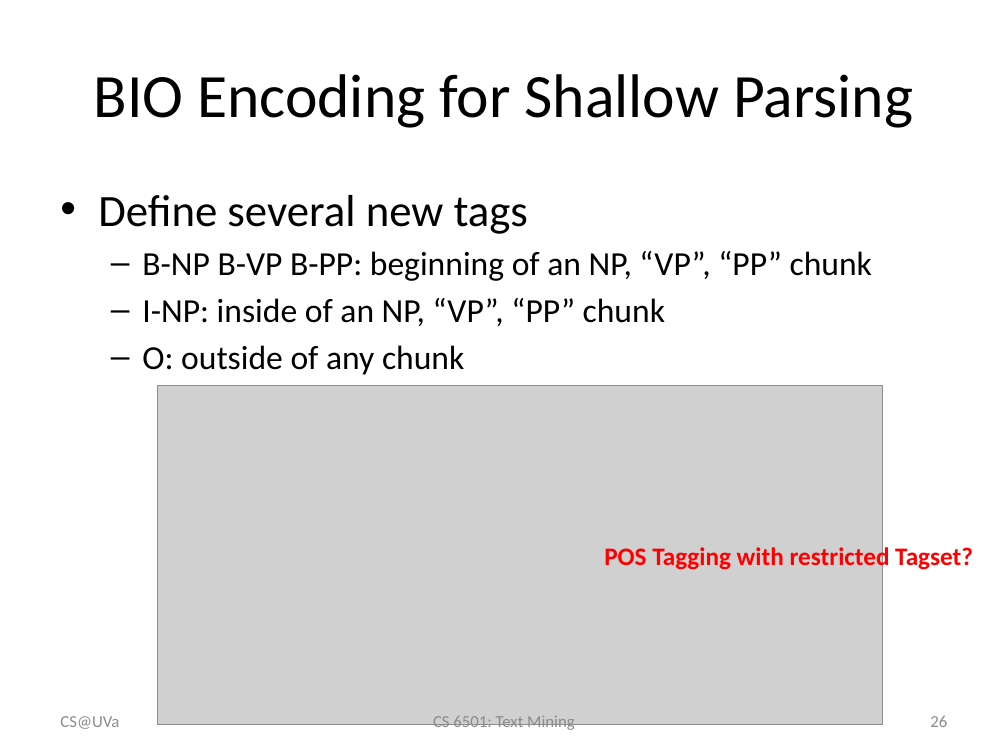
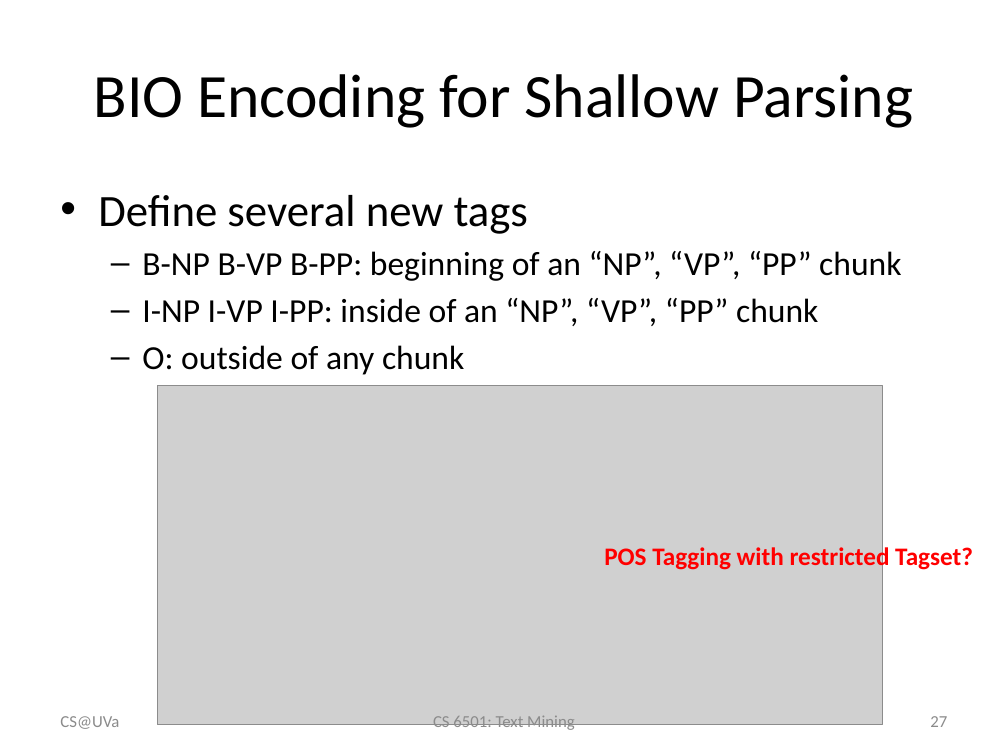
Before and after one commit to wang296/CS6501-Text-Mining, a slide deck: slide 27 of docs/POSTagging-SequenceLabeling.pptx (slide 26 before the commit). Drawn at 1008x756 pixels with LibreOffice and Linux fonts; fonts in the diff are those of the drawing; grey boxes stand for pictures. Boxes give left, top, right and bottom in pixels: in the first picture for what was removed or moved away, otherwise in the second. Text is boxed around its words. In the diff, an @@ line names an element or a change of style, - is before the commit and + after.

```diff
--- a/docs/POSTagging-SequenceLabeling.pptx
+++ b/docs/POSTagging-SequenceLabeling.pptx
@@ text at (142,251,901,326): text changed @@
-  – B-NP B-VP B-PP: beginning of an NP, “VP”, “PP” chunk
-  – I-NP: inside of an NP, “VP”, “PP” chunk
+  – B-NP B-VP B-PP: beginning of an “NP”, “VP”, “PP” chunk
+  – I-NP I-VP I-PP: inside of an “NP”, “VP”, “PP” chunk
@@ page number at (930,716,947,727): text changed @@
-26
+27
```
Also in this commit, not shown: 7 other slides changed, 1 slide added, 4 other files.
